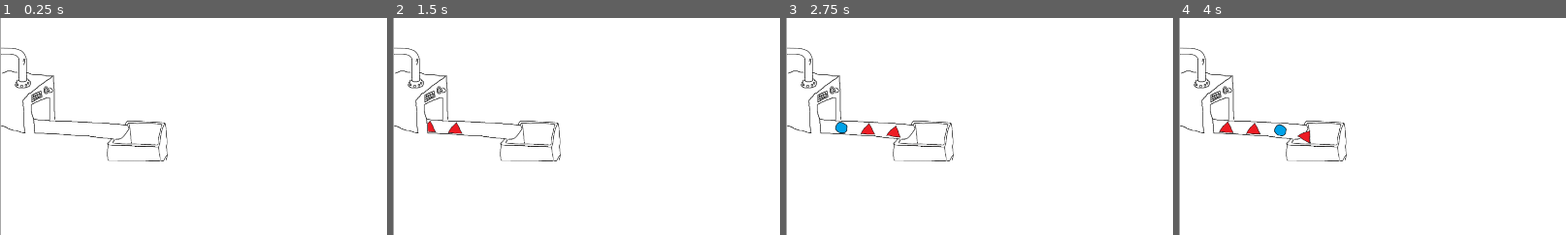
Above: before the commit, frames 1-4 (left to right).
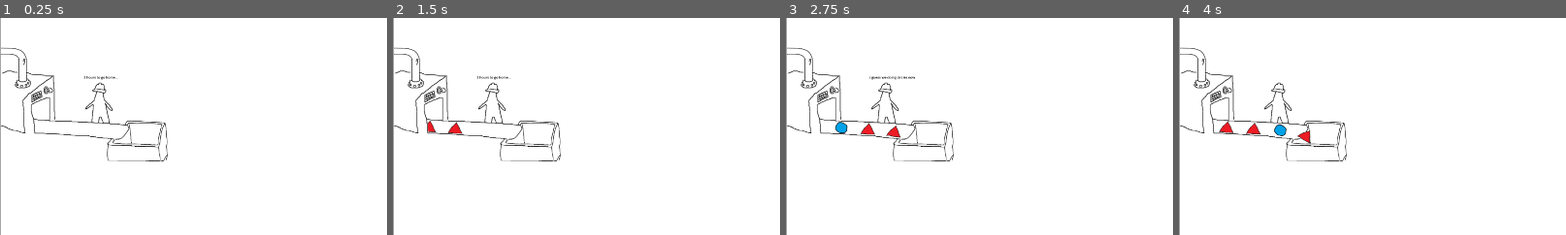
Above: after the commit, the same moments.

Repository: Codi-Cuinat/triangle-factory-game
Game: Godot game, scene res://Main.tscn
Same seed, same stepped clock (60 frames per second), same inputs: the game is played once before the commit and once after it.
Inputs:
- Up to frame 1 (0.25 s): no input
- Up to frame 2 (1.5 s): tap Enter at 0.5 s; hold Right (ui_right) 0.53-1.28 s; tap Space at 1.25 s; hold Down (ui_down) from 1.28 s (still down)
- Up to frame 3 (2.75 s): release Down (ui_down) at 2.03 s; hold Right (ui_right) from 2.03 s (still down)
- Up to frame 4 (4 s): release Right (ui_right) at 2.78 s; hold Up (ui_up) 2.78-3.53 s; hold Left (ui_left) from 3.53 s (still down)
The pictures show only the part of the screen within x 0-50%, y 0-50%; the shares and areas given below are measured in that part.

The runs differ from the first frame. In frame 1, 0.4% of the frame differs, in the area x 21-31%, y 26-49%; in frame 2, 0.4%; in frame 3, 0.4%, in the area x 21-34%, y 26-49%; in frame 4, 0.3%.

Commit message:
feat: add worker

Diff:
--- a/Main.tscn
+++ b/Main.tscn
@@ -1,6 +1,7 @@
-[gd_scene load_steps=3 format=3 uid="uid://c5c23c38alwgc"]
+[gd_scene load_steps=4 format=3 uid="uid://c5c23c38alwgc"]
 
 [ext_resource type="Texture2D" uid="uid://cg7kga8bd6ffg" path="res://Assets/Layer 1.png" id="1_hkfj6"]
+[ext_resource type="PackedScene" uid="uid://bisa8biax4pw7" path="res://worker.tscn" id="3_3sdng"]
 [ext_resource type="PackedScene" uid="uid://uicnig00gdnr" path="res://Generador.tscn" id="3_wklqc"]
 
 [node name="Node2D" type="Node"]
@@ -14,3 +15,7 @@
 [node name="Generador" parent="." instance=ExtResource("3_wklqc")]
 position = Vector2(2, 74)
 scale = Vector2(0.5, 0.5)
+
+[node name="Worker" parent="Generador" instance=ExtResource("3_3sdng")]
+position = Vector2(486, 274)
+scale = Vector2(1.04, 1.04)
--- a/generador.gd
+++ b/generador.gd
@@ -7,6 +7,8 @@
 func spawn_piece():
 	if should_spawn_unexpected_piece():
 		spawn_unexpected_piece()
+		# The worker has to take action(or not)
+		$Worker.handle_unexpected_piece()
 	else:
 		spawn_expected_piece()
 
--- /dev/null
+++ b/worker.gd
@@ -0,0 +1,45 @@
+extends Node2D
+
+@onready var status_label: Label = $Label # Nodo Label para mostrar el estado
+
+const GOOD_WORKER_SAYS = "a circle?? in the triangle factory?? how queer!! ive never seen such a thing- i must inquire about this further with my supervisor post-hastel!!"
+const BAD_WORKER_SAYS = "i guess we doing circles now"
+
+# Called when the node enters the scene tree for the first time.
+func _ready() -> void:
+	pass # Replace with function body.
+
+
+# Called every frame. 'delta' is the elapsed time since the previous frame.
+func _process(delta: float) -> void:
+	pass
+
+# Llamada cuando aparece una pieza inesperada
+func handle_unexpected_piece():
+	# Decide entre notificar al supervisor o ignorar
+	if should_notify_supervisor():
+		notify_supervisor()
+	else:
+		ignore_unexpected_piece()
+
+# Decisión aleatoria o basada en algún criterio para notificar
+func should_notify_supervisor() -> bool:
+	# Aquí puedes usar una probabilidad o una lógica específica
+	return randf() < 0.5 # 50% de probabilidad de notificar al supervisor
+
+# Acción de notificar al supervisor
+func notify_supervisor():
+	print("Notificando al supervisor: ¡pieza inesperada detectada!")
+	update_status_label(GOOD_WORKER_SAYS)
+
+# Acción de ignorar la pieza inesperada
+func ignore_unexpected_piece():
+	print("Ignorando la pieza inesperada.")
+	update_status_label(BAD_WORKER_SAYS)
+
+	# Actualiza el texto del label y lo muestra por un breve periodo
+func update_status_label(message: String) -> void:
+	status_label.text = message
+	status_label.visible = true
+	await get_tree().create_timer(1.5).timeout # Muestra el mensaje por 1.5 segundos
+	status_label.visible = false
--- /dev/null
+++ b/worker.tscn
@@ -0,0 +1,18 @@
+[gd_scene load_steps=3 format=3 uid="uid://bisa8biax4pw7"]
+
+[ext_resource type="Script" path="res://worker.gd" id="1_vrmix"]
+[ext_resource type="Texture2D" uid="uid://lpbbnh2rtpks" path="res://Assets/Worker Guess.png" id="2_5678n"]
+
+[node name="Worker" type="Node2D"]
+script = ExtResource("1_vrmix")
+
+[node name="Sprite2D" type="Sprite2D" parent="."]
+texture = ExtResource("2_5678n")
+
+[node name="Label" type="Label" parent="."]
+offset_left = -72.0
+offset_top = -134.0
+offset_right = 91.0
+offset_bottom = -111.0
+theme_override_colors/font_color = Color(0, 0, 0, 1)
+text = "3 hours to go home..."
